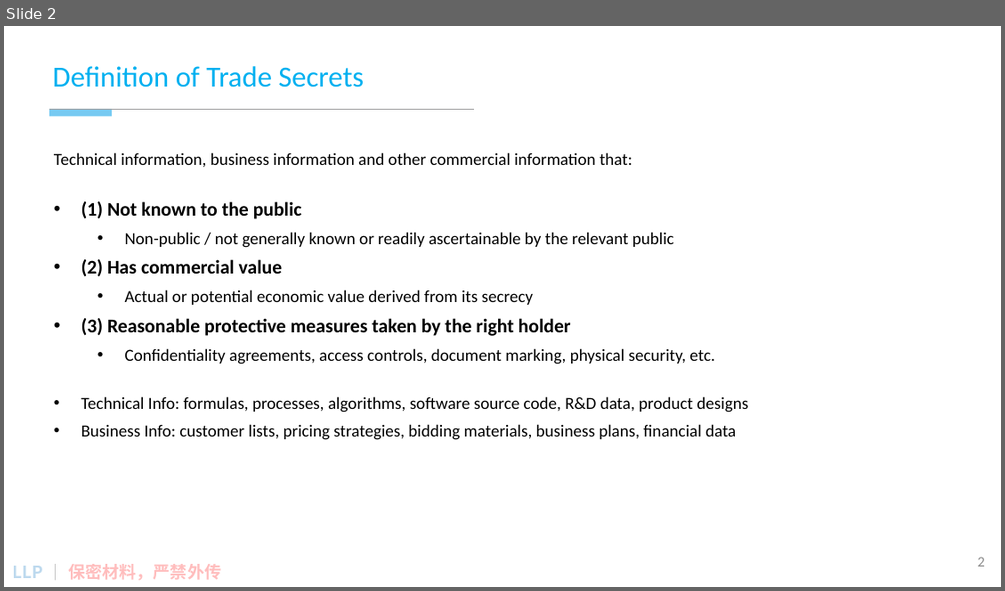
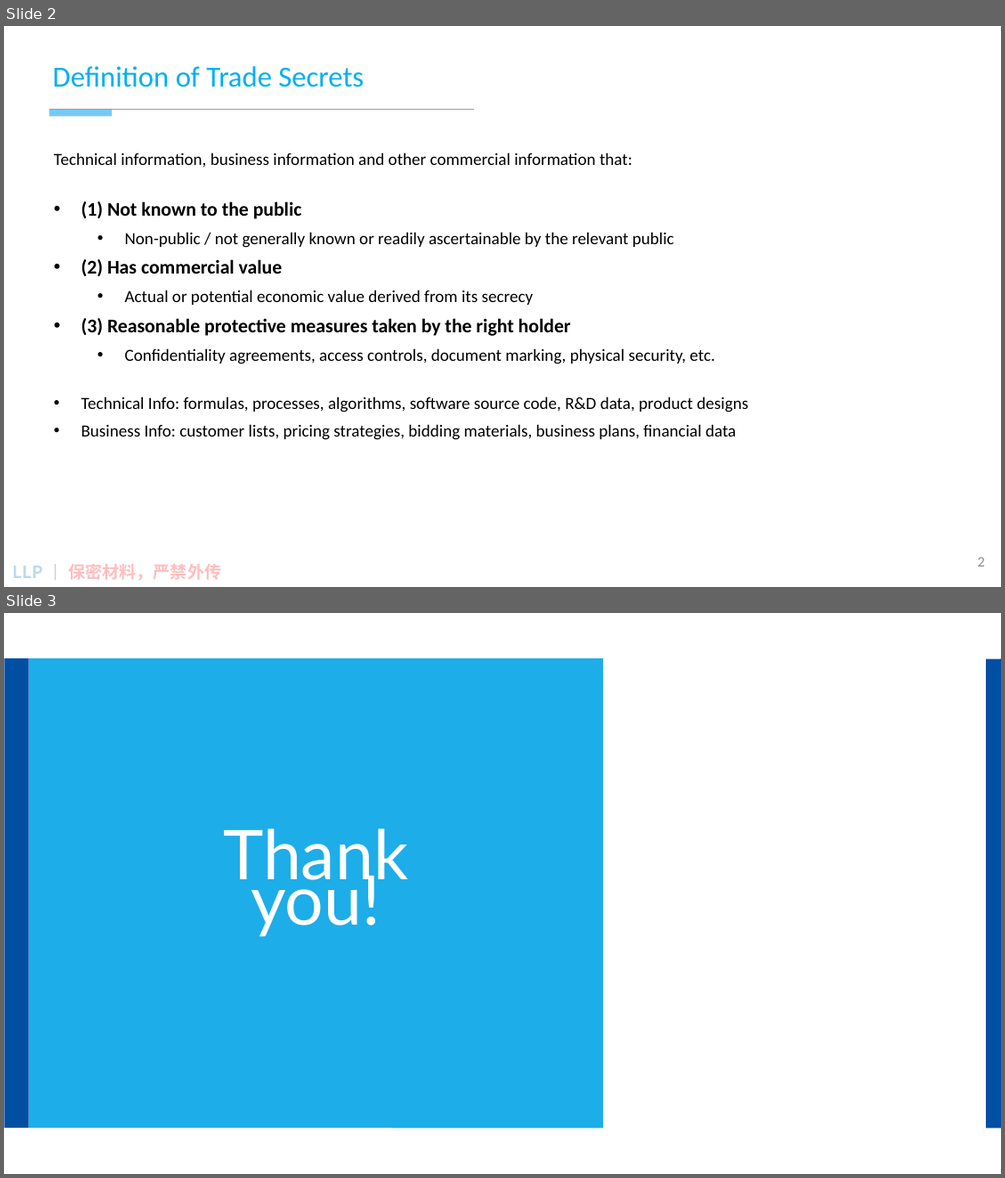
Before and after one commit to lancer1911/md2pptx, a slide deck: template.pptx. Shown one above the other, each under a label of ours: slide 2 before the commit, slides 2 and 3 after it. The pictures are 1005x591 and 1005x1178 pixels, drawn with LibreOffice and Linux fonts; fonts in the diff are those of the drawing; background and template pictures are left out. Boxes give left, top, right and bottom in pixels: in the first picture for what was removed or moved away, otherwise in the second. Text is boxed around its words. In the diff, an @@ line names an element or a change of style, - is before the commit and + after.

```diff
--- a/template.pptx
+++ b/template.pptx
@@ slide 3 added at [4,613,1001,1174], background #FFFFFF; not listed: 1 template element that a slide beside it also shows @@
@@ rectangle added at [613,613,1001,659], fill #FFFFFF @@
@@ rectangle added at [4,658,28,1128], fill #004FA3 @@
@@ rectangle added at [28,658,603,1128], fill #1DADE9 @@
@@ rectangle added at [986,658,1001,1128], fill #004FA3 @@
@@ text added at [223,828,408,936], 56.5 pt, text #FFFFFF @@
+Thank you!
@@ rectangle added at [4,1127,392,1174], fill #FFFFFF @@
```
Also in this commit, not shown: 11 other files.
